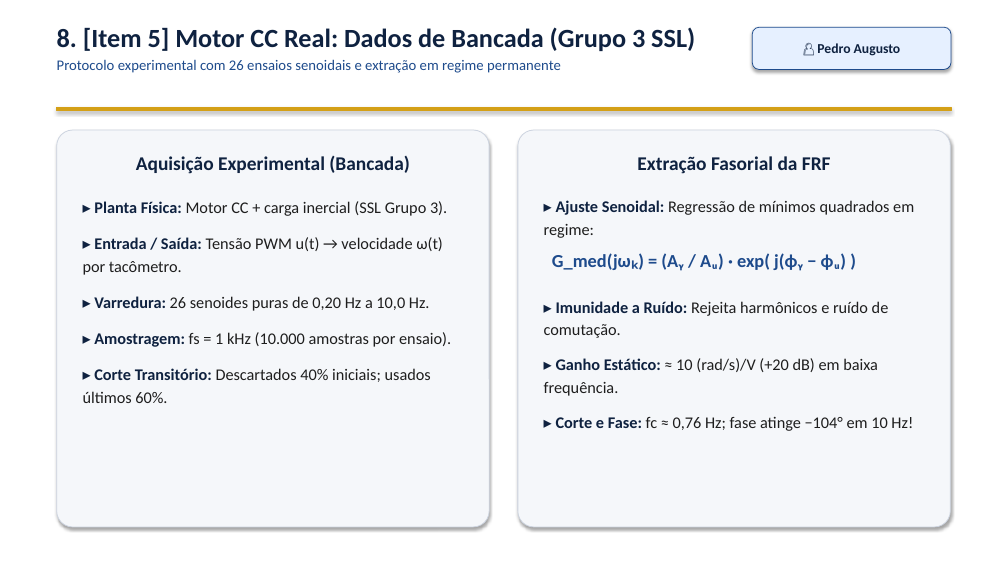
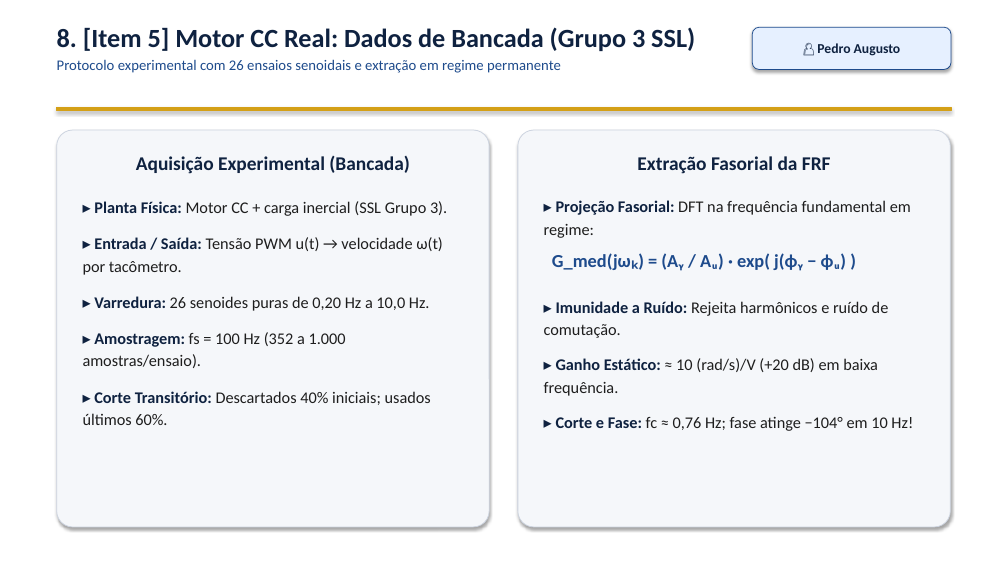
Before and after one commit to VPariz/masd-identificacao-n2cacgo, a slide deck: slide 9 of apresentacao/apresentacao_MASD_N2CACGO_IME.pptx. Drawn at 1008x567 pixels with LibreOffice and Linux fonts; fonts in the diff are those of the drawing. Boxes give left, top, right and bottom in pixels: in the first picture for what was removed or moved away, otherwise in the second. Text is boxed around its words. In the diff, an @@ line names an element or a change of style, - is before the commit and + after.

```diff
--- a/apresentacao/apresentacao_MASD_N2CACGO_IME.pptx
+++ b/apresentacao/apresentacao_MASD_N2CACGO_IME.pptx
@@ text in rounded rectangle at <box>544,200,911,238</box>: text changed @@
-▸ Ajuste Senoidal: Regressão de mínimos quadrados em regime:
+▸ Projeção Fasorial: DFT na frequência fundamental em regime:
@@ text in rounded rectangle at <box>83,332,346,368</box>: text changed @@
-▸ Amostragem: fs = 1 kHz (10.000 amostras por ensaio).
+▸ Amostragem: fs = 100 Hz (352 a 1.000 amostras/ensaio).
```
Also in this commit, not shown: 2 other slides changed, 7 other files.
